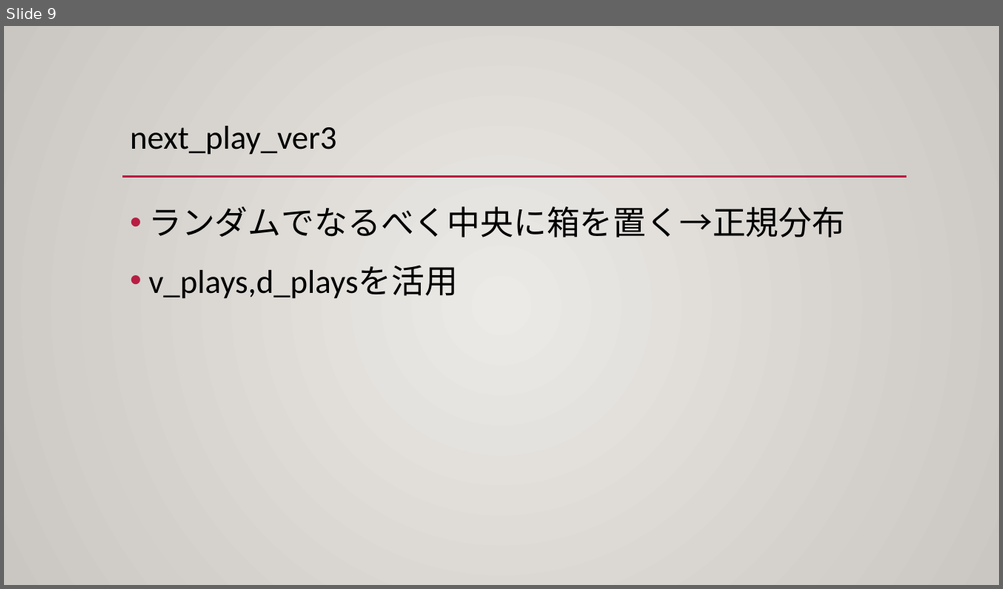
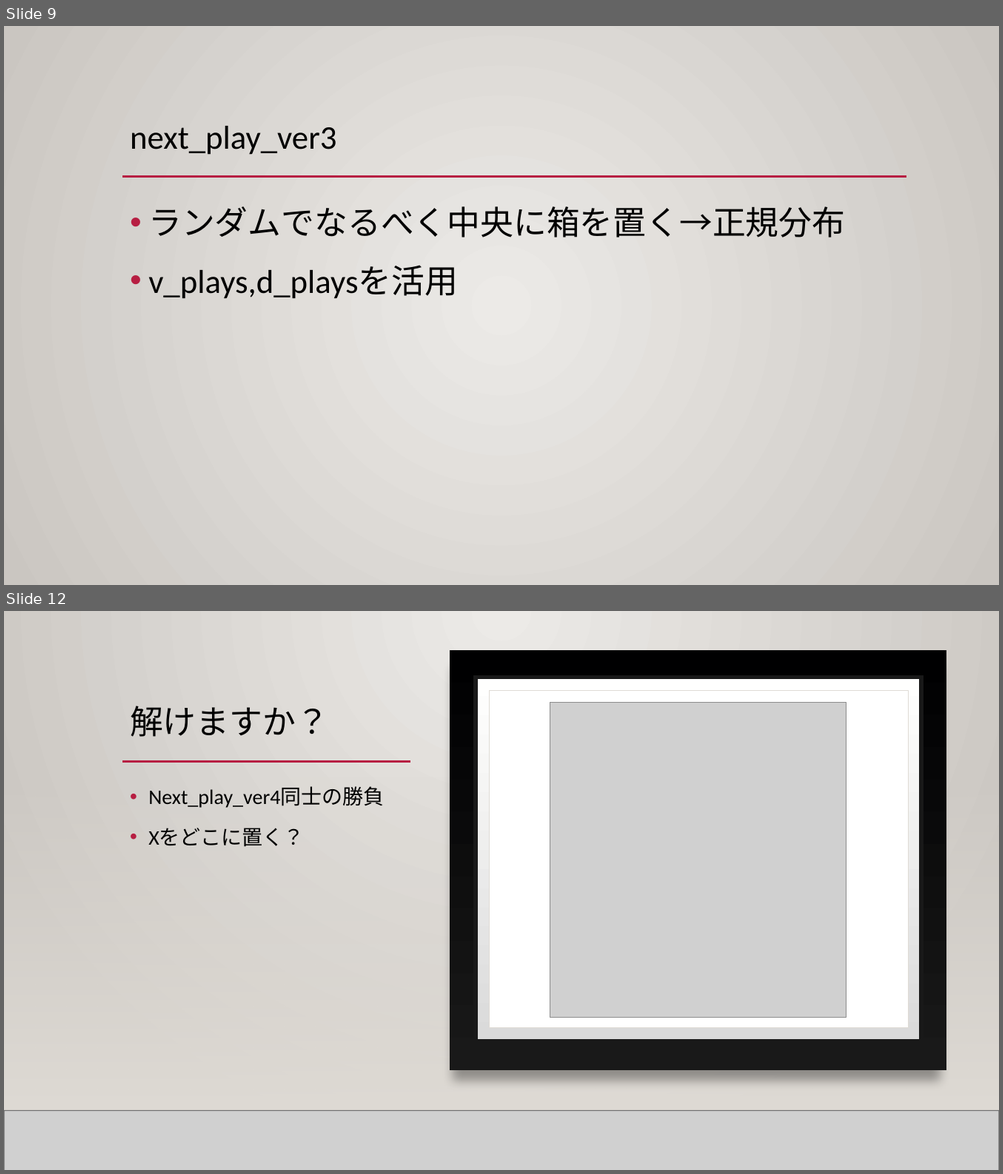
Before and after one commit to holizon9/semi, a slide deck: documents/中間発表.pptx. Shown one above the other, each under a label of ours: slide 9 before the commit, slides 9 and 12 after it; the slides between them are not shown. The pictures are 1003x589 and 1003x1174 pixels, drawn with LibreOffice and Linux fonts; fonts in the diff are those of the drawing; grey boxes stand for pictures. Boxes give left, top, right and bottom in pixels: in the first picture for what was removed or moved away, otherwise in the second. Text is boxed around its words. In the diff, an @@ line names an element or a change of style, - is before the commit and + after.

```diff
--- a/documents/中間発表.pptx
+++ b/documents/中間発表.pptx
@@ slide 12 added at bbox=[4, 611, 999, 1170], background gradient #ECEAE7 to #CAC7C1 @@
@@ rectangle added at bbox=[4, 611, 999, 1170], fill gradient #ECEAE7 to #CAC7C1 @@
@@ rectangle added at bbox=[449, 650, 946, 1071], fill gradient #000001 to #191919 @@
@@ rectangle added at bbox=[475, 678, 921, 1042], fill gradient #DADADA to #FFFFFE, outline #191919 4 pt @@
@@ rectangle added at bbox=[489, 691, 908, 1028], fill #FFFFFF, outline #DFDBD5 0.5 pt @@
@@ title added at bbox=[130, 706, 329, 737], 32 pt, text #000000 @@
+解けますか？
@@ picture added at bbox=[550, 702, 846, 1017] @@
@@ line added from (122, 762) to (907, 762), #B71E42 2.5 pt @@
@@ line added from (122, 762) to (410, 762), #B71E42 2.5 pt @@
@@ rectangle added at bbox=[4, 776, 999, 1111], fill gradient #DFDBD5 @@
@@ rectangle added at bbox=[4, 776, 999, 1111], fill gradient #DFDBD5 @@
@@ text added at bbox=[148, 787, 384, 847], 20 pt, text #000000 @@
+• Next_play_ver4同士の勝負
+• Xをどこに置く？
@@ line added from (4, 1111) to (999, 1111), #000001 1 pt @@
@@ picture added at bbox=[4, 1111, 999, 1170] @@
@@ line added from (4, 1111) to (999, 1111), #000001 1 pt @@
```
Also in this commit, not shown: 3 slides changed, 1 slide removed, 6 other files.
